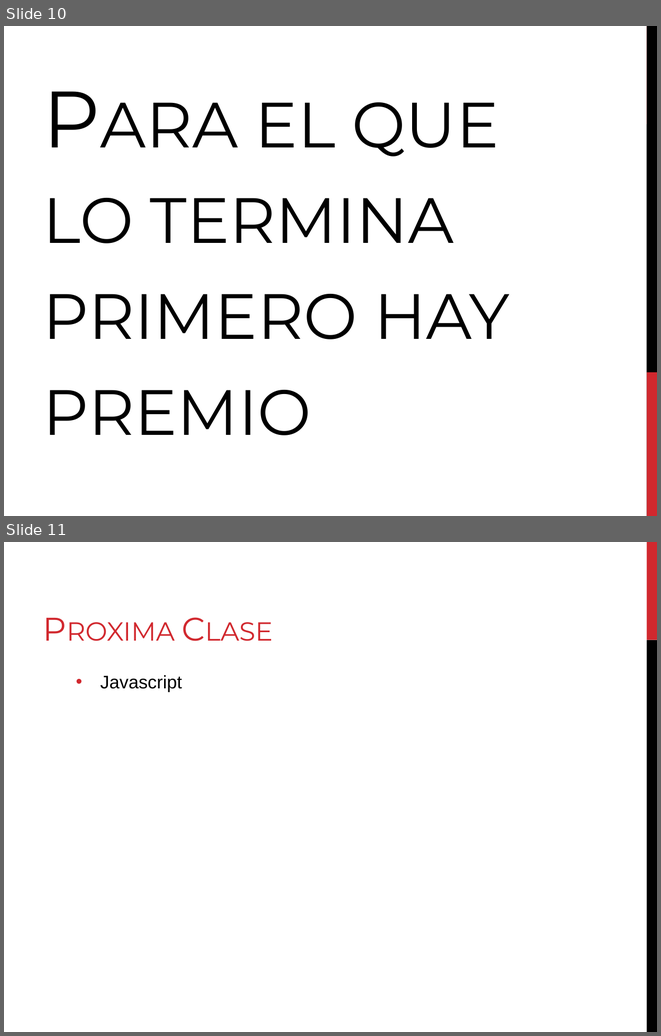
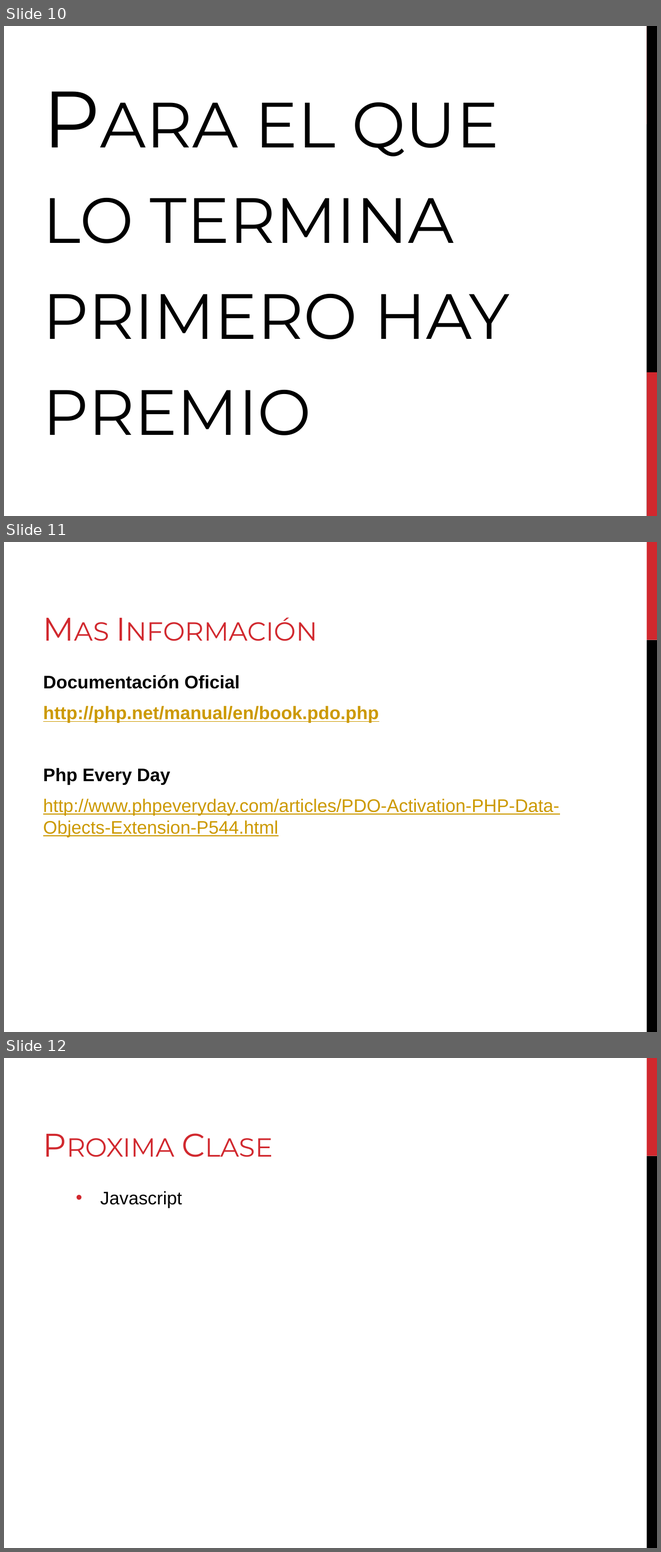
Before and after one commit to Unicen-Tuari/PW2013, a slide deck: Clases/PDO/slides/Introduccion PDO.pptx. Shown one above the other, each under a label of ours: slides 10 and 11 before the commit, slides 10, 11 and 12 after it. The pictures are 661x1036 and 661x1552 pixels, drawn with LibreOffice and Linux fonts; fonts in the diff are those of the drawing. Boxes give left, top, right and bottom in pixels: in the first picture for what was removed or moved away, otherwise in the second. Text is boxed around its words. In the diff, an @@ line names an element or a change of style, - is before the commit and + after.

Commit message:
Adding more info to the slides

```diff
--- a/Clases/PDO/slides/Introduccion PDO.pptx
+++ b/Clases/PDO/slides/Introduccion PDO.pptx
@@ slide 11 added at bbox=[4, 542, 657, 1032], background #FFFFFF; not listed: 2 template elements that a slide beside it also shows @@
@@ title added at bbox=[37, 553, 505, 651], 36 pt, text #D1282E, small capitals @@
+Mas Información
@@ text added at bbox=[43, 675, 559, 837], 20 pt, text #CC9900, underline @@
+Documentación Oficial
+http://php.net/manual/en/book.pdo.php
+Php Every Day
+  http://www.phpeveryday.com/articles/PDO-Activation-PHP-Data-Objects-Extension-P544.html
@@ what was slide 11 is now slide 12 @@
```
